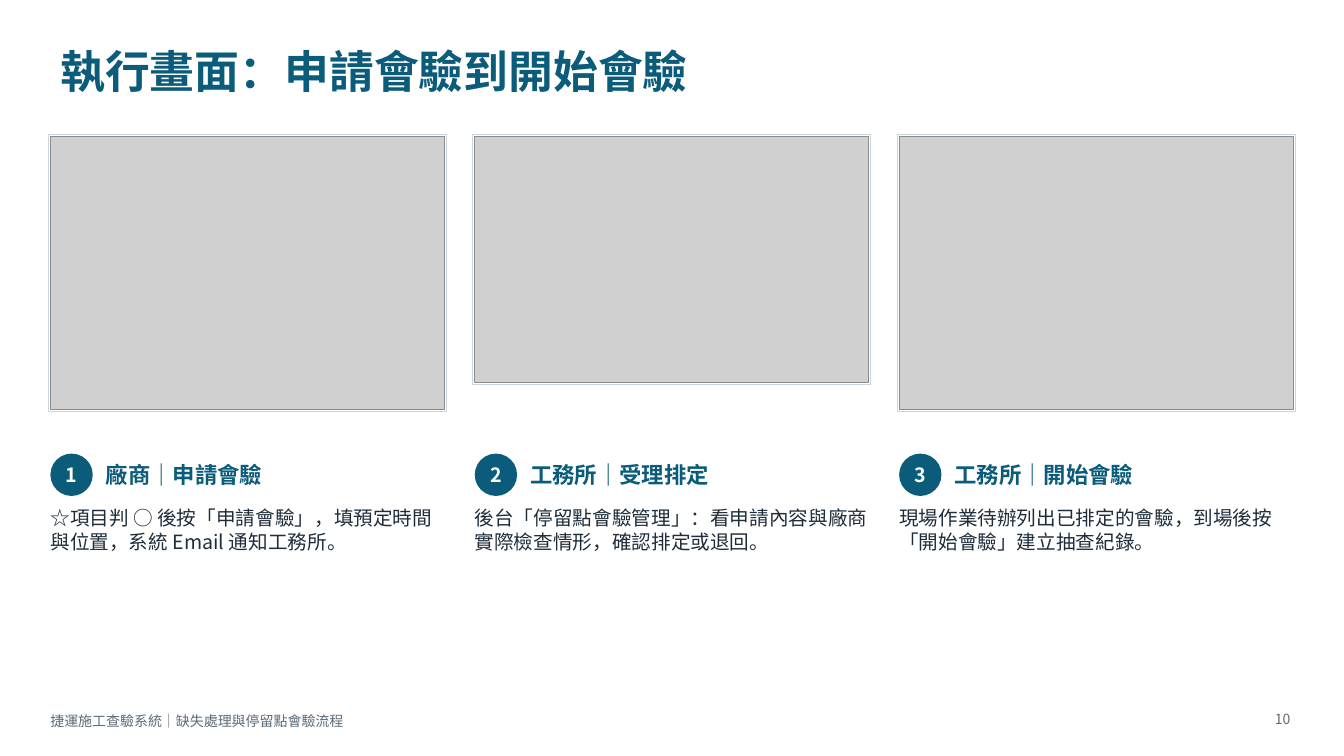
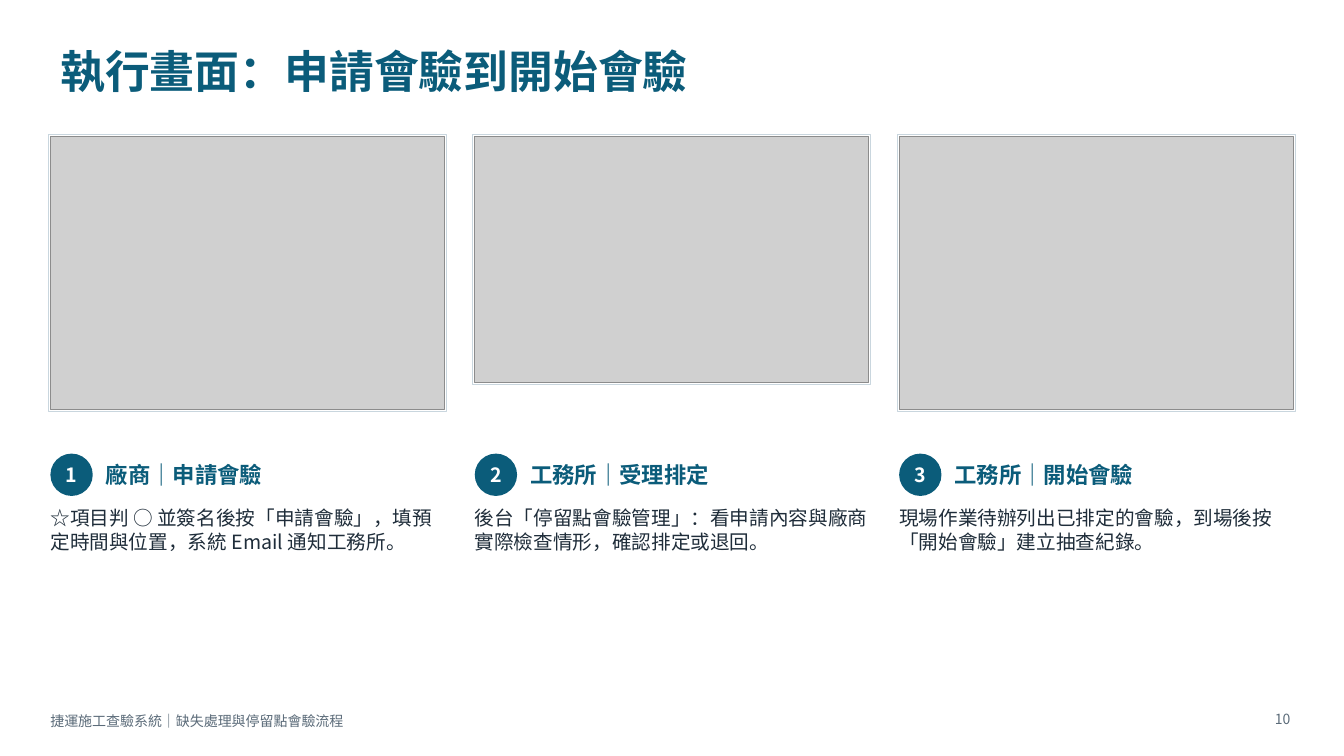
Before and after one commit to brianchou7310/MRT-Construction-QMS, a slide deck: slide 10 of 捷運施工查驗系統_缺失與停留點流程說明.pptx. Drawn at 1344x756 pixels with LibreOffice and Linux fonts; fonts in the diff are those of the drawing; grey boxes stand for pictures. Boxes give left, top, right and bottom in pixels: in the first picture for what was removed or moved away, otherwise in the second. Text is boxed around its words. In the diff, an @@ line names an element or a change of style, - is before the commit and + after.

```diff
--- a/捷運施工查驗系統_缺失與停留點流程說明.pptx
+++ b/捷運施工查驗系統_缺失與停留點流程說明.pptx
@@ text at [50, 508, 432, 551]: text changed @@
-☆項目判 ○ 後按「申請會驗」，填預定時間與位置，系統 Email 通知工務所。
+☆項目判 ○ 並簽名後按「申請會驗」，填預定時間與位置，系統 Email 通知工務所。
```
Also in this commit, not shown: 3 other slides changed.
